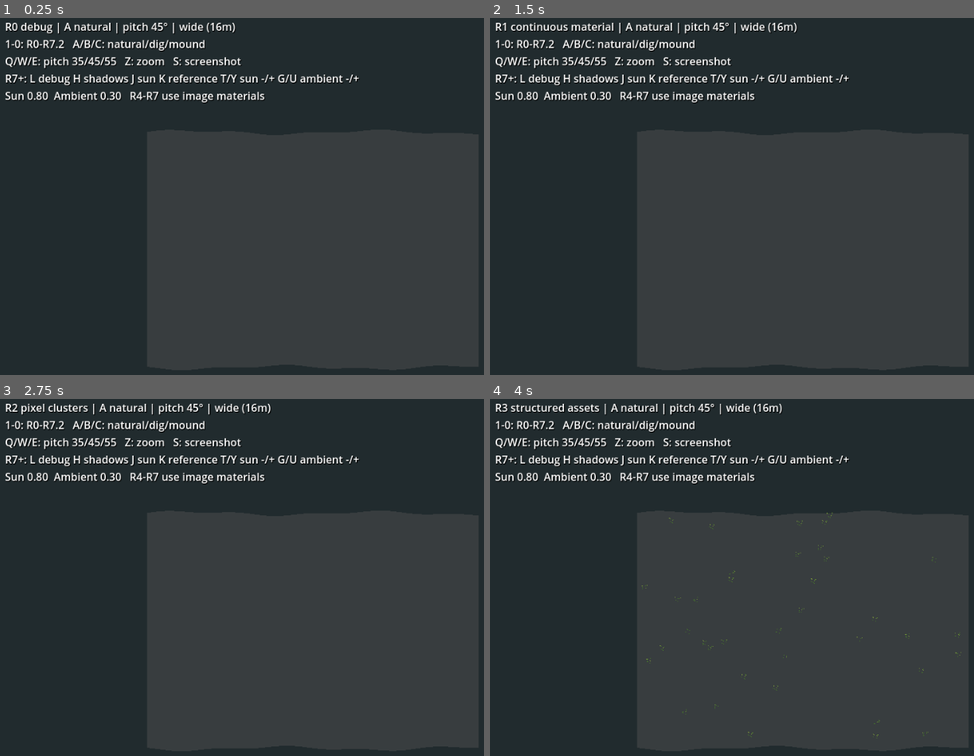
Above: before the commit, frames 1-4 (two rows, left to right).
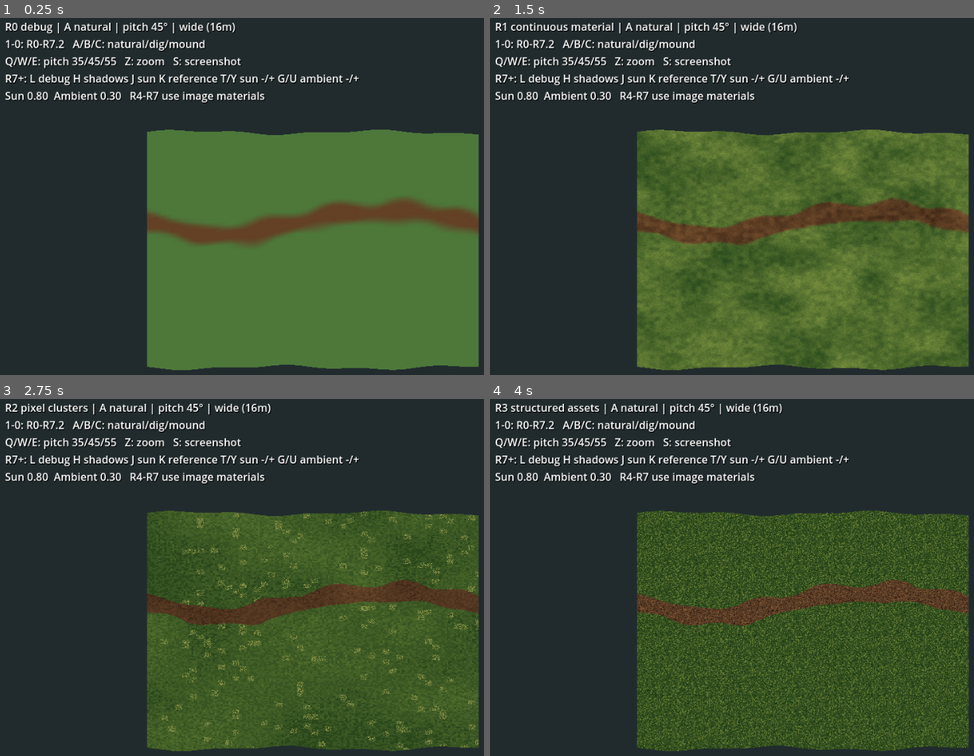
Above: after the commit, the same moments.

Repository: Riddick-ulous/SurvivalGamePixelArt
Game: Godot game, scene res://main.tscn
The game is run twice, just before and just after one commit, with the same random seed, the same clock (stepped at 60 frames per second) and the same inputs.
Inputs:
- Up to frame 1 (0.25 s): no input
- Up to frame 2 (1.5 s): tap Enter at 0.5 s; hold W 0.53-1.28 s; tap 1 at 0.6 s; tap Space at 1.25 s; hold S from 1.28 s (still down); tap 2 at 1.35 s
- Up to frame 3 (2.75 s): tap Enter at 2 s; release S at 2.03 s; hold W from 2.03 s (still down); tap 3 at 2.1 s
- Up to frame 4 (4 s): tap Space at 2.75 s; tap 4 at 2.85 s; tap Enter at 3.5 s; release W at 3.53 s; hold A from 3.53 s (still down); tap 5 at 3.6 s

The runs differ from the first frame. In frame 1, 45% of the frame differs, in the area x 30-99%, y 31-99%; in frame 2, 45%; in frame 3, 45%; in frame 4, 45%.

Commit message:
fix: remove literal escaped newline from grass edge shader

Diff:
--- a/experiments/terrain-rendering-spike/terrain_material.gdshader
+++ b/experiments/terrain-rendering-spike/terrain_material.gdshader
@@ -62,13 +62,15 @@
         signed_edge += 0.15*(noise2(p*2.2+vec2(7.0,3.0))-0.5)*2.0;
         signed_edge += 0.05*(noise2(p*7.0+vec2(4.0,23.0))-0.5)*2.0;
         signed_edge += 0.035*(hash21(floor(p*32.0))-0.5);
-        // Explicit world-space path-edge material zones.\n        // Keep this mask in sync with the geometry edge in terrain_spike.gd.
+        // Explicit world-space path-edge material zones.
+        // Keep this mask in sync with the geometry edge in terrain_spike.gd.
         // Signed distance: negative = compacted path, positive = grass.
         // A narrow exposed-earth strip precedes the darker turf root edge.
         float exposed = step(0.11,cut_depth);
         float turf_coverage = step(0.0,signed_edge)*(1.0-exposed);
         float rim_soil = (1.0-step(0.0,signed_edge))*step(-0.115,signed_edge);
-        float root_edge = turf_coverage*(1.0-step(0.105,signed_edge));\n        float sod_face = (1.0-step(0.0,signed_edge))*step(-0.065,signed_edge);
+        float root_edge = turf_coverage*(1.0-step(0.105,signed_edge));
+        float sod_face = (1.0-step(0.0,signed_edge))*step(-0.065,signed_edge);
         // Sparse coarse clumps grow across the edge, but only locally.
         float clump_noise = noise2(p*5.5+vec2(24.0,41.0));
         float tuft = step(0.67,clump_noise)*step(-0.085,signed_edge)* (1.0-step(0.05,signed_edge))*(1.0-exposed);
@@ -87,7 +89,8 @@
         vec3 path_rim = earth*vec3(0.72,0.77,0.68);
         vec3 root_turf = turf*vec3(0.57,0.68,0.47);
         ALBEDO = mix(earth,turf,turf_coverage);
-        ALBEDO = mix(ALBEDO,path_rim,rim_soil*0.75);\n        ALBEDO = mix(ALBEDO,earth*vec3(0.50,0.57,0.43),sod_face*0.60);
+        ALBEDO = mix(ALBEDO,path_rim,rim_soil*0.75);
+        ALBEDO = mix(ALBEDO,earth*vec3(0.50,0.57,0.43),sod_face*0.60);
         ALBEDO = mix(ALBEDO,root_turf,root_edge*0.85);
         ALBEDO = mix(ALBEDO,earth*vec3(0.80,0.85,0.72),broken_edge*0.80);
         ALBEDO = mix(ALBEDO,turf*vec3(0.85,0.97,0.70),tuft*0.72);
